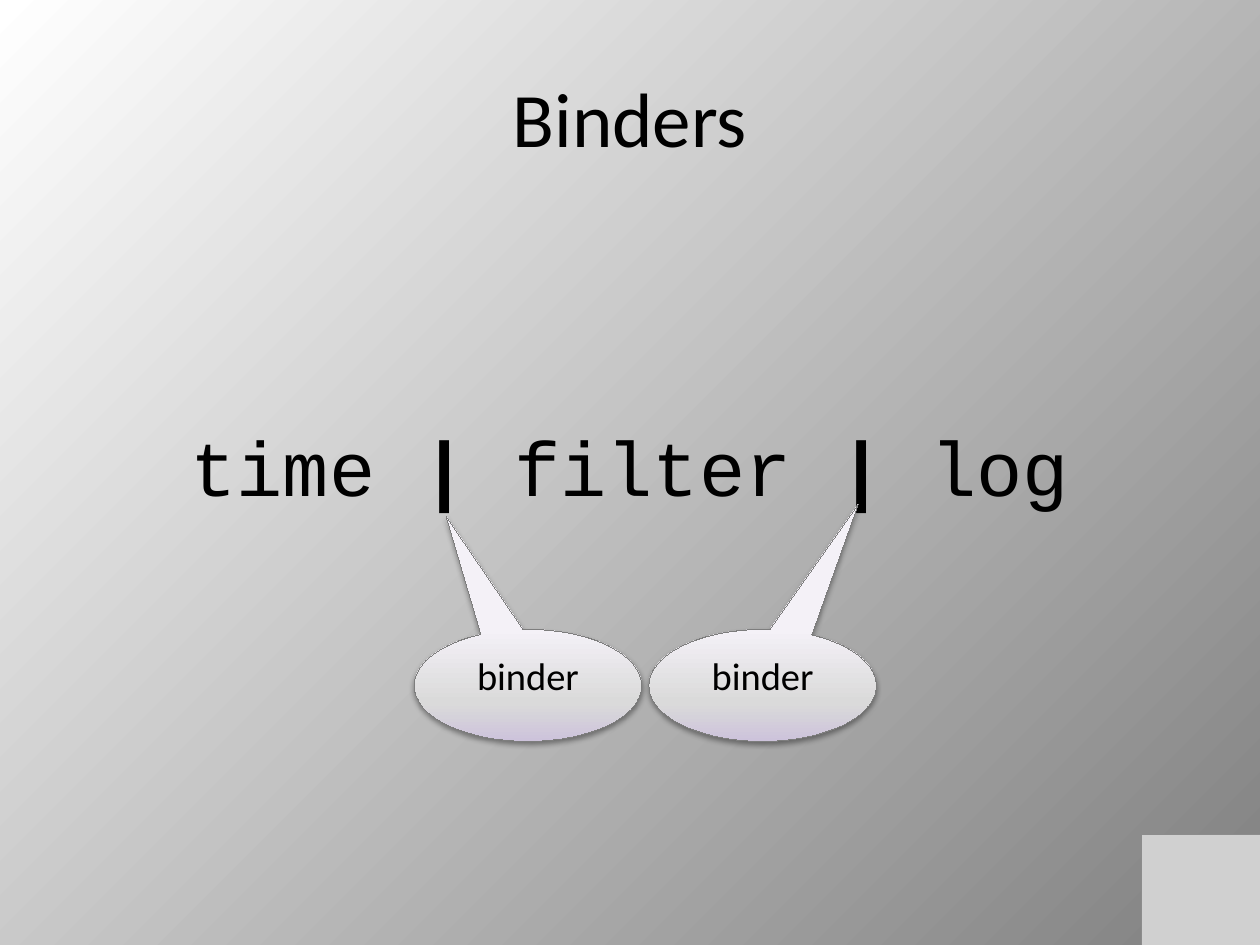
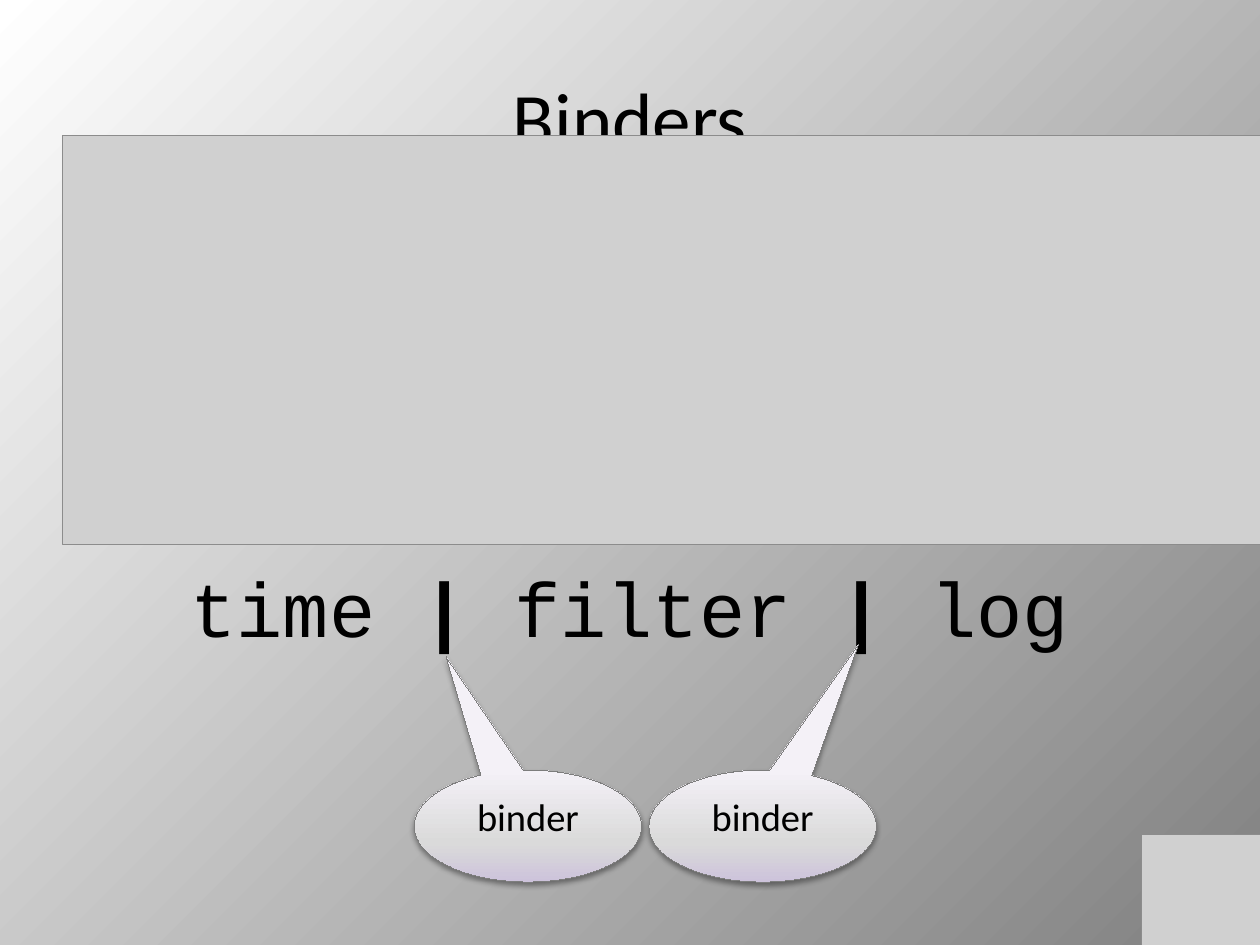
Before and after one commit to cppwfs/dataflowprimer, a slide deck: slide 8 of DataFlow1.pptx. Drawn at 1260x945 pixels with LibreOffice and Linux fonts; fonts in the diff are those of the drawing; grey boxes stand for pictures; background and template pictures are left out. Boxes give left, top, right and bottom in pixels: in the first picture for what was removed or moved away, otherwise in the second. Text is boxed around its words. In the diff, an @@ line names an element or a change of style, - is before the commit and + after.

```diff
--- a/DataFlow1.pptx
+++ b/DataFlow1.pptx
@@ picture added at bbox=[62, 136, 1260, 546] @@
@@ 2 speech bubbles, 1 text: place and size @@
-2 speech bubbles, 1 text at bbox=[191, 441, 1070, 742]
+2 speech bubbles, 1 text at bbox=[191, 581, 1070, 882]
```
Also in this commit, not shown: 5 other slides changed.
